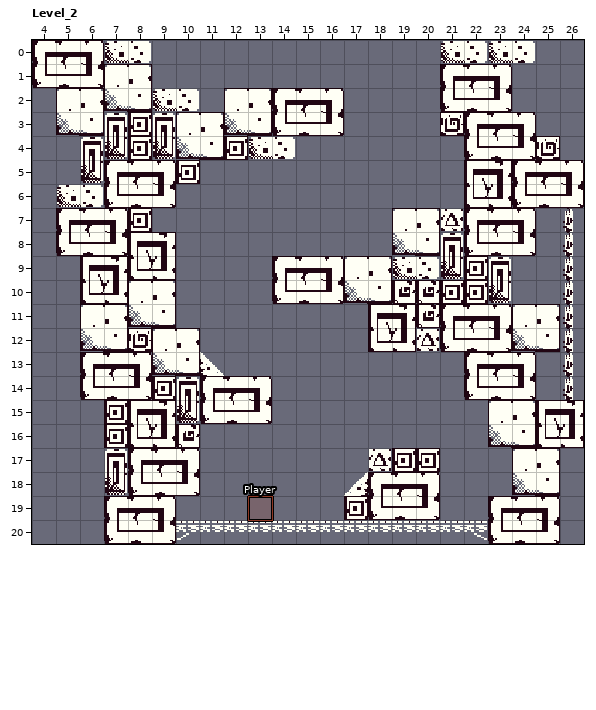
One commit to this LDtk project: game/src/assets/map.ldtk. Above, as it was before the edit.
Cells are 16x16 px. Shown: Level_2 x 4..26, y 0..20. The commit also changed other parts of the map, which this record leaves out.
The same view after the edit:
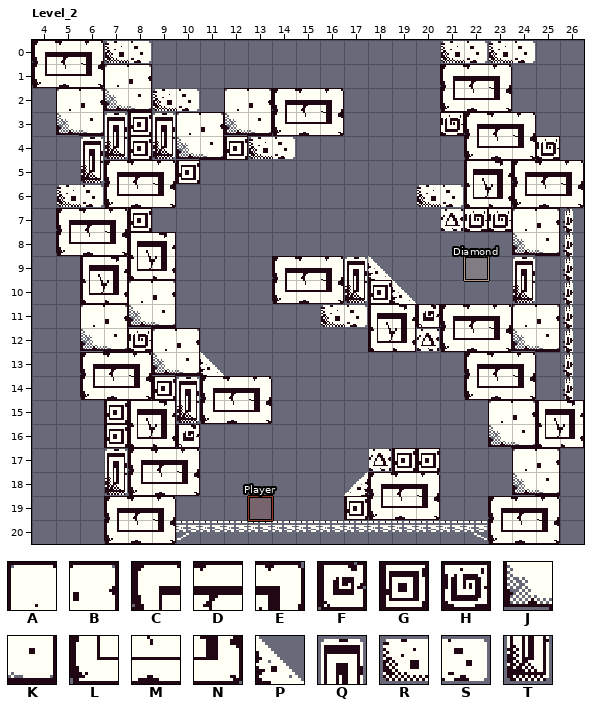
Key: from "Tiles": A 0, B 1, C 2, D 3, E 4, F 6, G 7, H 8, J 20, K 21, L 22, M 23, N 24, P 27, Q 42, R 43, S 44, T 62.
_ is an empty cell.
Objects are placed by their top-left corner, in cells (3,4 is the top-left corner of cell 3,4); size is 1x1 cell unless given.
Edits made:
Layer "Background":
Tile E becomes tile A in row 7 at x 24.
The author put tile B in row 7 at x 25.
Tile K becomes tile G in row 10 at x 18.
Tile C becomes tile H in row 7 at x 22.
Tile D becomes tile H in row 7 at x 23.
Tile N becomes tile J in row 8 at x 24.
The author put tile K in row 8 at x 25.
Tile B becomes tile P in row 9 at x 18.
Tile F becomes tile P in row 10 at x 19.
Tile A becomes tile Q in row 9 at x 17.
The author put tile Q in row 9 at x 24.
The author put tile R in row 6 at x 20; in row 11 at x 16.
The author put tile S in row 6 at x 21; in row 11 at x 17.
Tile J becomes tile T in row 10 at x 17.
The author put tile T in row 10 at x 24.
Tile A is gone in row 7 at x 19.
Tile B is gone in row 7 at x 20.
Tile F is gone in row 10 at x 20.
Tile G is gone in row 9 at x 22; in row 10 at x 21 to 22.
Tile J is gone in row 8 at x 19.
Tile K is gone in row 8 at x 20.
Tile L is gone in row 8 at x 22.
Tile M is gone in row 8 at x 23.
Tile Q is gone in row 8 at x 21; in row 9 at x 23.
Tile R is gone in row 9 at x 19.
Tile S is gone in row 9 at x 20.
Tile T is gone in row 9 at x 21; in row 10 at x 23.
Layer "Entities":
A new object: "Diamond" rectangle at 22,9.
